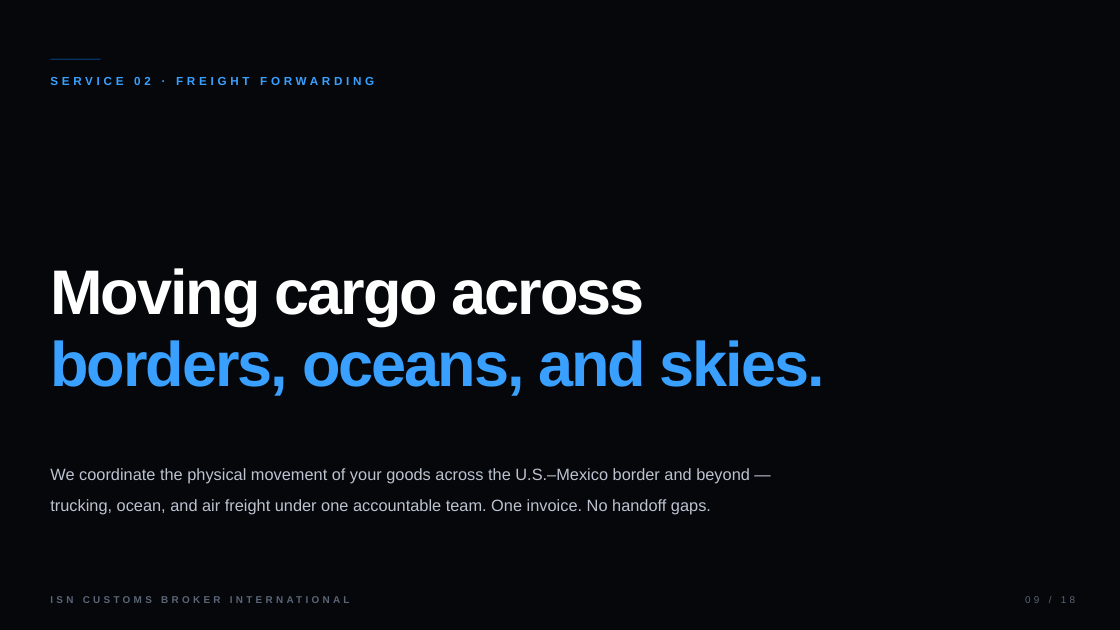
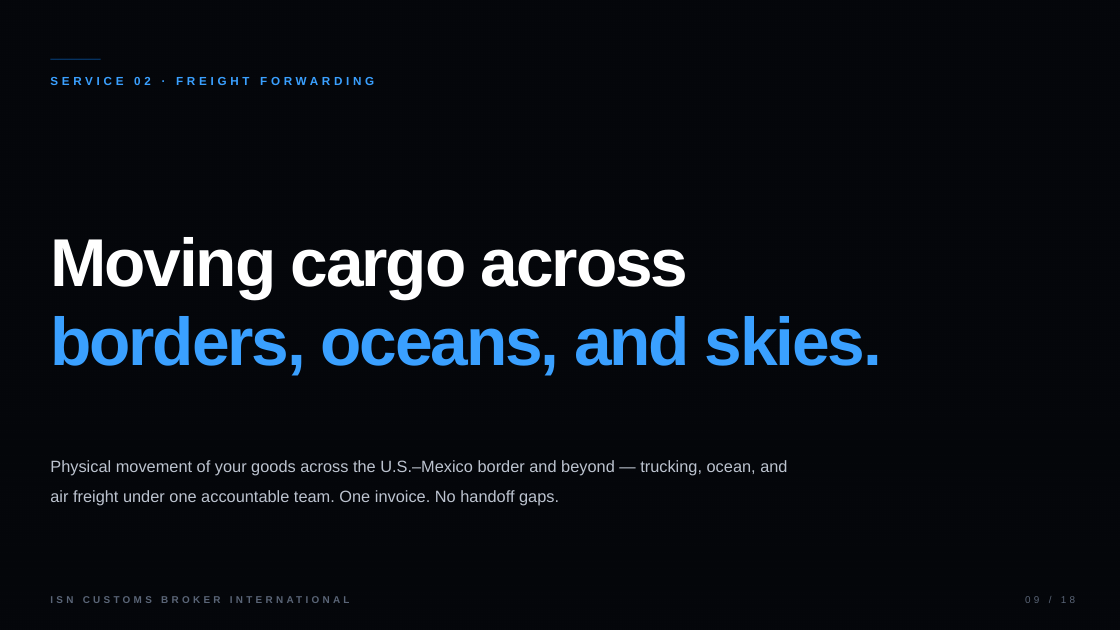
Before and after one commit to santiagorg1/Terra-Pods-Website, a slide deck: slide 9 of public/presentations/ISN-Customs-Brokerage-Deck.pptx. Drawn at 1120x630 pixels with LibreOffice and Linux fonts; fonts in the diff are those of the drawing; background and template pictures are left out; a plain dark background stands for a picture behind light text. Boxes give left, top, right and bottom in pixels: in the first picture for what was removed or moved away, otherwise in the second. Text is boxed around its words. In the diff, an @@ line names an element or a change of style, - is before the commit and + after.

```diff
--- a/public/presentations/ISN-Customs-Brokerage-Deck.pptx
+++ b/public/presentations/ISN-Customs-Brokerage-Deck.pptx
@@ rectangle at [0,0,1120,630]: fill #05070B at 68% opacity to gradient #05070B @@
@@ text "Moving cargo across" at [50,237,688,299]: size 54 to 58 pt, letter spacing -1.7 to -1.8 pt @@
@@ text "Moving cargo across": place and size @@
-text "Moving cargo across" at [50,268,645,326]
+text "Moving cargo across" at [50,237,688,299]
@@ text "borders, oceans, and skies.": place and size @@
-text "borders, oceans, and skies." at [50,340,825,396]
+text "borders, oceans, and skies." at [50,316,882,376]
@@ text "borders, oceans, and skies." at [50,316,882,376]: size 54 to 58 pt, letter spacing -1.7 to -1.8 pt @@
@@ rectangle added at [0,378,1120,630], fill gradient #05070B @@
@@ text at [50,460,787,506]: text changed @@
-We coordinate the physical movement of your goods across the U.S.–Mexico border and beyond — trucking, ocean, and air freight under one accountable team. One invoice. No handoff gaps.
+Physical movement of your goods across the U.S.–Mexico border and beyond — trucking, ocean, and air freight under one accountable team. One invoice. No handoff gaps.
```
Also in this commit, not shown: 5 other slides changed.
